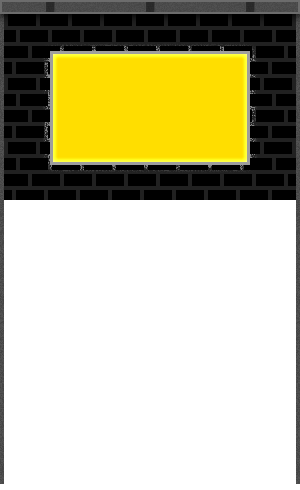
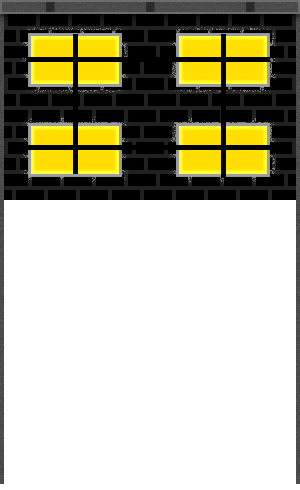
Two versions of the same layered image (w=300, h=490). Layer-by-layer changes:
added layer "Shape 1" above "Layer 3 c" over [26, 34, 270, 178]
added layer "Layer 3 c" above "Layer 3 b" over [176, 123, 270, 177]
added layer "Layer 3 b" above "Layer 3 a" over [28, 123, 122, 177]
added layer "Layer 3 a" above "Layer 3" over [176, 33, 270, 87]
painted on "Layer 3" over [28, 33, 250, 165]
